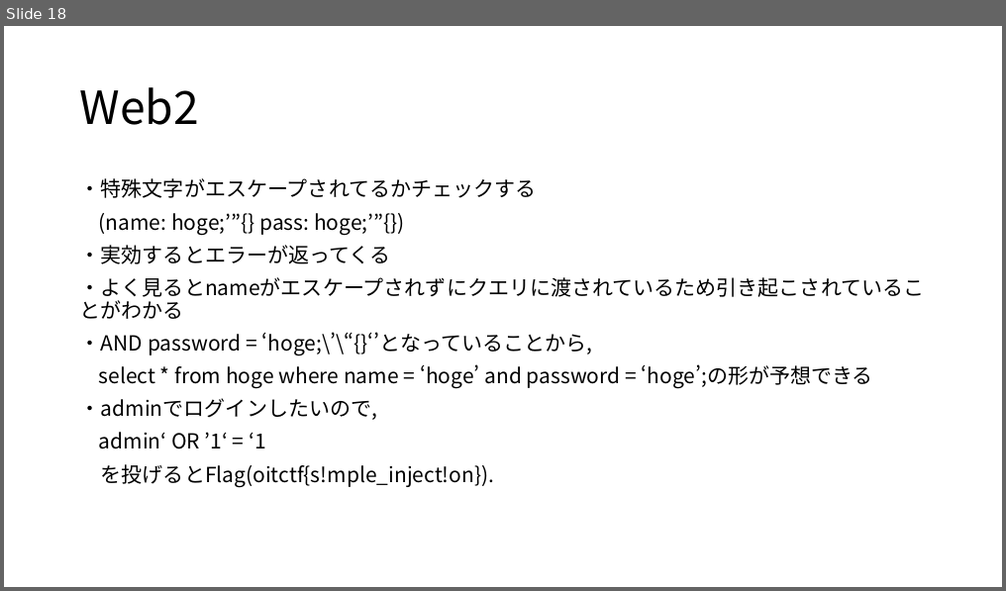
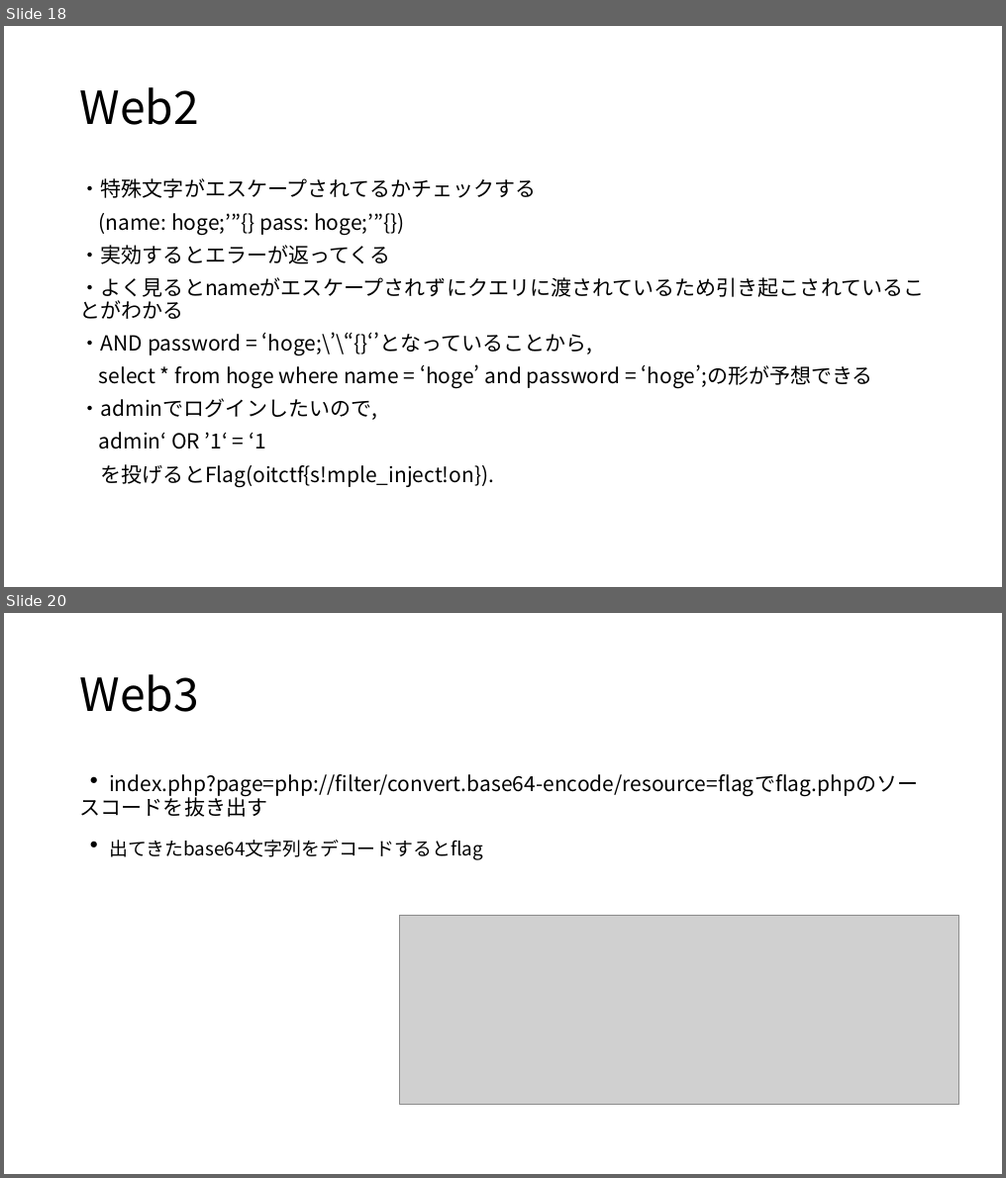
Before and after one commit to narupi/OITBeginnersCTF, a slide deck: Writeup.pptx. Shown one above the other, each under a label of ours: slide 18 before the commit, slides 18 and 20 after it; the slides between them are not shown. The pictures are 1006x591 and 1006x1178 pixels, drawn with LibreOffice and Linux fonts; fonts in the diff are those of the drawing; grey boxes stand for pictures. Boxes give left, top, right and bottom in pixels: in the first picture for what was removed or moved away, otherwise in the second. Text is boxed around its words. In the diff, an @@ line names an element or a change of style, - is before the commit and + after.

```diff
--- a/Writeup.pptx
+++ b/Writeup.pptx
@@ slide 20 added at (4,613,1002,1174), background #FFFFFF @@
@@ title added at (80,674,199,712), 44 pt, text #000000 @@
+Web3
@@ text added at (80,774,918,861), 20 pt, text #000000 @@
+・index.php?page=php://filter/convert.base64-encode/resource=flagでflag.phpのソースコードを抜き出す
+・出てきたbase64文字列をデコードするとflag
@@ picture added at (400,915,960,1104) @@
```
Also in this commit, not shown: 1 other slide added, 1 slide removed.
